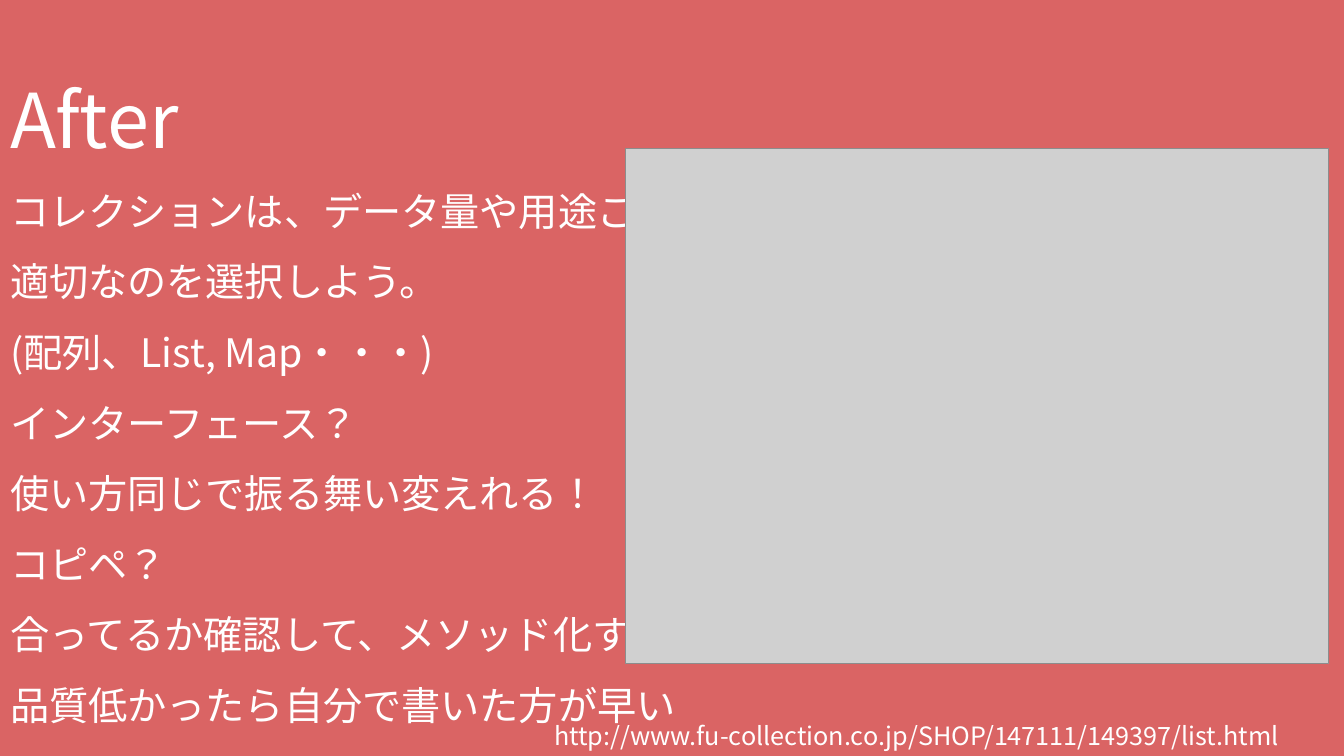
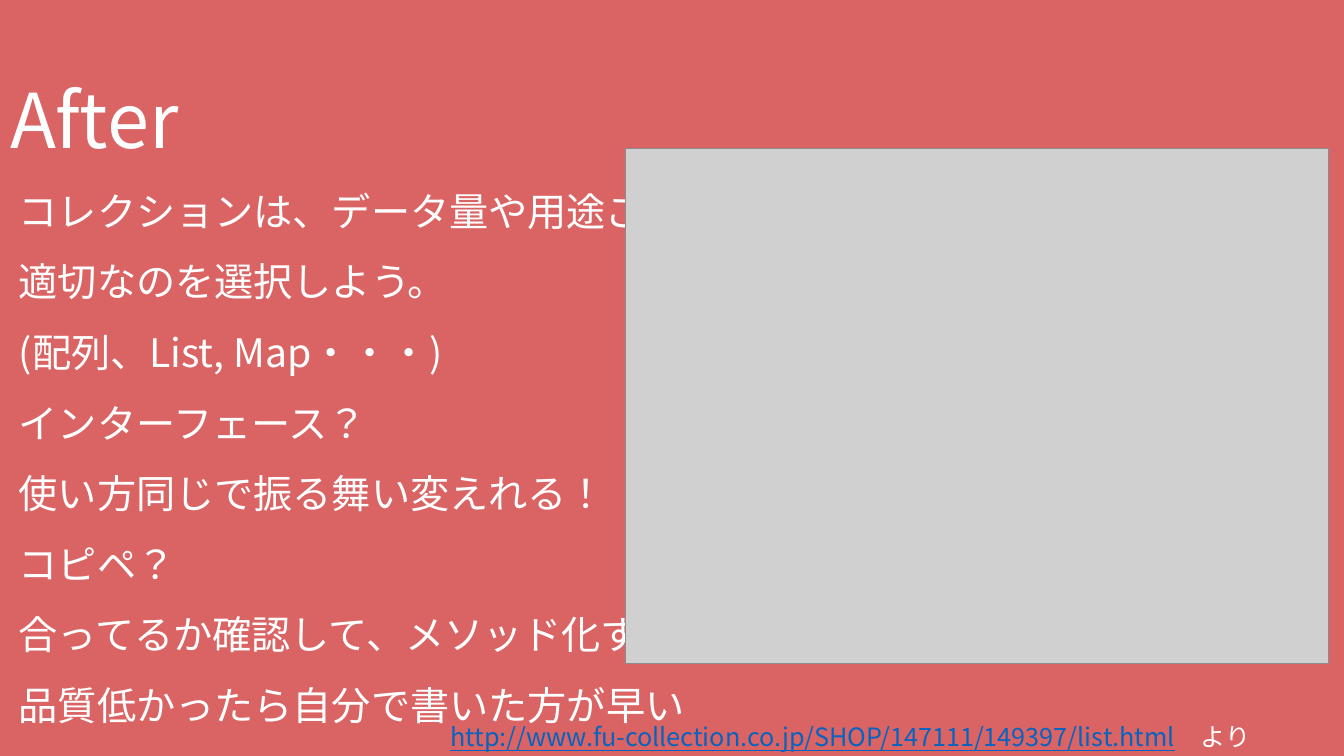
Before and after one commit to RitsIkeda/java-training, a slide deck: slide 6 of result_presentation/java-study-presentation.pptx. Drawn at 1344x756 pixels with LibreOffice and Linux fonts; fonts in the diff are those of the drawing; grey boxes stand for pictures. Boxes give left, top, right and bottom in pixels: in the first picture for what was removed or moved away, otherwise in the second. Text is boxed around its words. In the diff, an @@ line names an element or a change of style, - is before the commit and + after.

```diff
--- a/result_presentation/java-study-presentation.pptx
+++ b/result_presentation/java-study-presentation.pptx
@@ title "After コレクションは、データ量や用途ごとに 適切なのを選択しよう。 (配列、List, Map・・・) ..." rewrapped from (10,87,715,731) to (10,87,724,731) @@
@@ text at (450,720,1251,752): text changed; text colour #FFFFFF to #0563C1 @@
-http://www.fu-collection.co.jp/SHOP/147111/149397/list.html
+http://www.fu-collection.co.jp/SHOP/147111/149397/list.html より
```
Also in this commit, not shown: 4 other slides changed.
